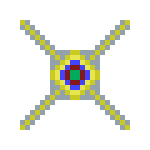
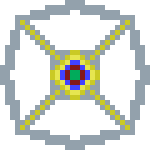
The second 150 × 150 image is a revision of the first. Changes to its layers:
painted on "Metal stuts" over (x1=0, y1=0, x2=150, y2=150)
